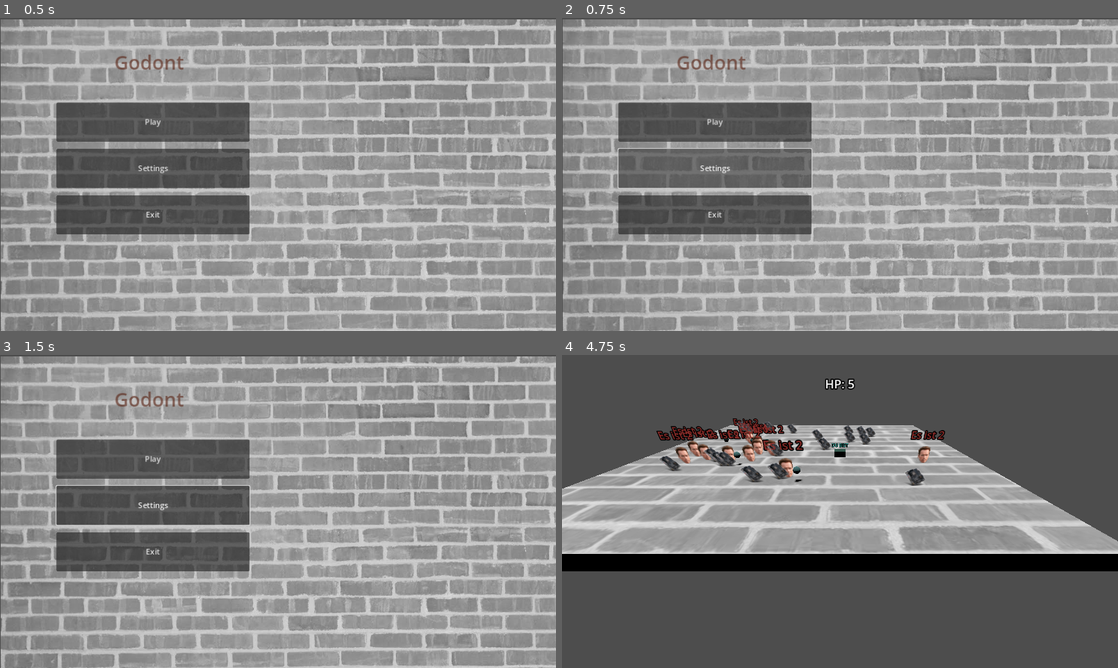
Above: before the commit, frames 1-4 (two rows, left to right).
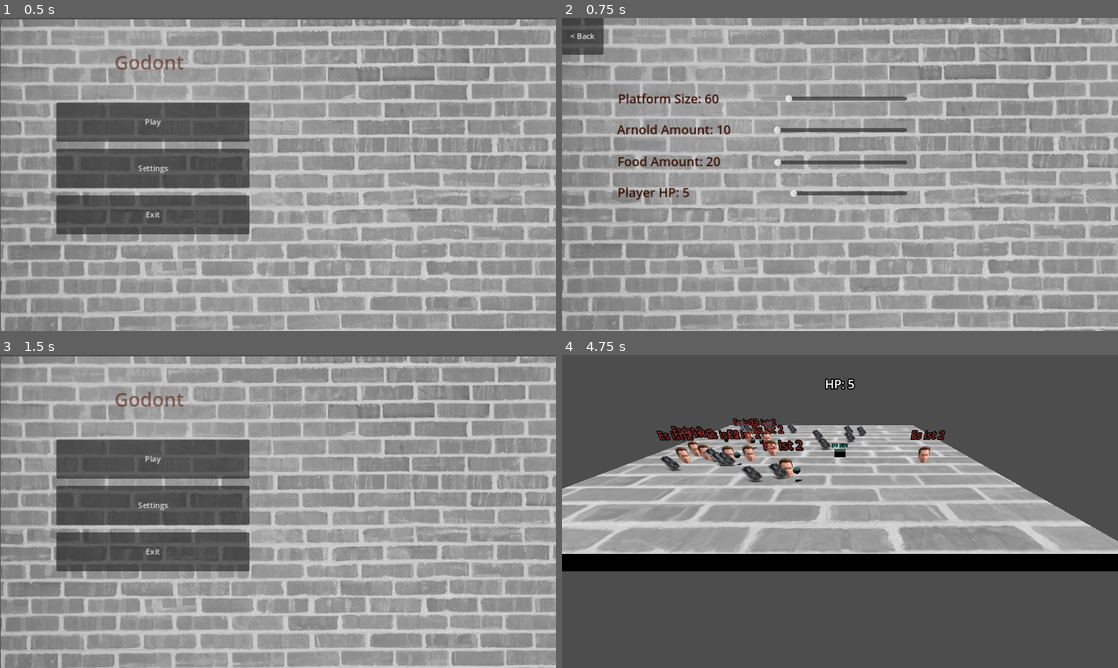
Above: after the commit, the same moments.

Repository: djaessel/godont
Game: Godot game, scene res://scenes/main_menu.tscn
Same seed, same stepped clock (60 frames per second), same inputs: the game is played once before the commit and once after it.
Inputs (mouse positions are in pixels of both pictures, inside the frame that each line leads up to):
- Up to frame 1 (0.5 s): no input
- Up to frame 2 (0.75 s): click "Settings" at 0.5 s
- Up to frame 3 (1.5 s): click (22, 373) at 1.25 s, where only the run after the commit has a clickable "< Back"
- Up to frame 4 (4.75 s): click "Play" at 2 s; hold Right (move_right) 2.78-3.53 s; tap Space (jump) at 3.02, 3.77 s; hold Down (move_back) 3.53-4.28 s; hold Right (move_right) from 4.28 s (still down)

Frame 1 is identical in both runs. In frame 2, 29% of the frame differs, in the area x 0-100%, y 0-100%; in frame 3, 0.2%; in frame 4, 0.6%.

Commit message:
settings menu added + minor fixes

Diff:
--- a/scenes/main.gd
+++ b/scenes/main.gd
@@ -11,33 +11,46 @@
 var runsCount = 0
 var firstCallFinish = true
 
+# settings for player
+static var platformSize = 60.0 # meters
+static var arnoldInit = 10
+static var foodInit = 15
+
 
 # Called when the node enters the scene tree for the first time.
 func _ready():
-	# reset ground mesh
-	get_node("Ground/SuperMesh").get_active_material(0).albedo_color = Color(1.0, 1.0, 1.0)
+	resetGameData()
 	# Spawn initial stuff
 	spawnInitialFood()
 	spawnInitialMobs()
 
 
+func resetGameData():
+	var ground = get_node("Ground")
+	ground.get_node("SuperMesh").get_active_material(0).albedo_color = Color(1.0, 1.0, 1.0)
+	ground.scale.x = Main.platformSize / 60.0
+	ground.scale.z = Main.platformSize / 60.0 # so they are still chained
+
+
 func spawnInitialFood():
 	var fx = preload("res://scenes/food1.tscn")
-	for n in 20:
+	var ground = get_node("Ground")
+	for n in Main.foodInit:
 		var f = fx.instantiate()
-		f.position.x = randi_range(-20, 20)
+		f.position.x = randi_range(-20 * ground.scale.x, 20 * ground.scale.x)
 		f.position.y = 2
-		f.position.z += randi_range(-20, 20)
+		f.position.z += randi_range(-20 * ground.scale.x, 20 * ground.scale.x)
 		add_child(f)
 
 
 func spawnInitialMobs():
 	var mobx = preload("res://scenes/moby.tscn")
-	for n in 10:
+	var ground = get_node("Ground")
+	for n in Main.arnoldInit:
 		var m = mobx.instantiate()
-		m.position.x = randi_range(-20, 20) # n * 2.5 - 10
+		m.position.x = randi_range(-20 * ground.scale.x, 20 * ground.scale.x) # n * 2.5 - 10
 		m.position.y = n
-		m.position.z += randi_range(5, 15)
+		m.position.z += randi_range(5 * ground.scale.z, 15 * ground.scale.z)
 		add_child(m)
 
 
@@ -81,7 +94,7 @@
 
 func doFinshingCode():
 	if force_finish:
-		get_parent().queue_free()
+		queue_free()
 	elif firstCallFinish:
 		firstCallFinish = false
 
--- a/scenes/main.tscn
+++ b/scenes/main.tscn
@@ -39,6 +39,34 @@
 [node name="SuperMesh" type="MeshInstance3D" parent="Ground"]
 mesh = SubResource("BoxMesh_iuy3a")
 
+[node name="Wall1" type="StaticBody3D" parent="Ground"]
+transform = Transform3D(1, 0, 0, 0, 1, 0, 0, 0, 1, 0, 1, 0)
+
+[node name="CollisionShape3D" type="CollisionShape3D" parent="Ground/Wall1"]
+transform = Transform3D(1, 0, 0, 0, 4, 0, 0, 0, 60, -30, 2, 0)
+shape = SubResource("BoxShape3D_12ux8")
+
+[node name="Wall2" type="StaticBody3D" parent="Ground"]
+transform = Transform3D(1, 0, 0, 0, 1, 0, 0, 0, 1, 0, 1, 0)
+
+[node name="CollisionShape3D" type="CollisionShape3D" parent="Ground/Wall2"]
+transform = Transform3D(1, 0, 0, 0, 4, 0, 0, 0, 60, 30, 2, 0)
+shape = SubResource("BoxShape3D_12ux8")
+
+[node name="Wall3" type="StaticBody3D" parent="Ground"]
+transform = Transform3D(1, 0, 0, 0, 1, 0, 0, 0, 1, 0, 1, 0)
+
+[node name="CollisionShape3D" type="CollisionShape3D" parent="Ground/Wall3"]
+transform = Transform3D(-4.37114e-08, 0, 60, 0, 4, 0, -1, 0, -2.62268e-06, 0, 2, 30)
+shape = SubResource("BoxShape3D_12ux8")
+
+[node name="Wall4" type="StaticBody3D" parent="Ground"]
+transform = Transform3D(1, 0, 0, 0, 1, 0, 0, 0, 1, 0, 1, 0)
+
+[node name="CollisionShape3D" type="CollisionShape3D" parent="Ground/Wall4"]
+transform = Transform3D(-4.37114e-08, 0, 60, 0, 4, 0, -1, 0, -2.62268e-06, 0, 2, -30)
+shape = SubResource("BoxShape3D_12ux8")
+
 [node name="DirectionalLight3D" type="DirectionalLight3D" parent="."]
 transform = Transform3D(1, 0, 0, 0, -0.0157946, 0.999875, 0, -0.999875, -0.0157946, 0, 16.4687, 0)
 shadow_enabled = true
@@ -72,27 +100,3 @@
 stream = ExtResource("8_jn3fy")
 volume_db = 1.0
 pitch_scale = 0.7
-
-[node name="Wall1" type="StaticBody3D" parent="."]
-
-[node name="CollisionShape3D" type="CollisionShape3D" parent="Wall1"]
-transform = Transform3D(1, 0, 0, 0, 4, 0, 0, 0, 60, -30, 2, 0)
-shape = SubResource("BoxShape3D_12ux8")
-
-[node name="Wall2" type="StaticBody3D" parent="."]
-
-[node name="CollisionShape3D" type="CollisionShape3D" parent="Wall2"]
-transform = Transform3D(1, 0, 0, 0, 4, 0, 0, 0, 60, 30, 2, 0)
-shape = SubResource("BoxShape3D_12ux8")
-
-[node name="Wall3" type="StaticBody3D" parent="."]
-
-[node name="CollisionShape3D" type="CollisionShape3D" parent="Wall3"]
-transform = Transform3D(-4.37114e-08, 0, 60, 0, 4, 0, -1, 0, -2.62268e-06, 0, 2, 30)
-shape = SubResource("BoxShape3D_12ux8")
-
-[node name="Wall4" type="StaticBody3D" parent="."]
-
-[node name="CollisionShape3D" type="CollisionShape3D" parent="Wall4"]
-transform = Transform3D(-4.37114e-08, 0, 60, 0, 4, 0, -1, 0, -2.62268e-06, 0, 2, -30)
-shape = SubResource("BoxShape3D_12ux8")
--- a/scenes/main_menu.gd
+++ b/scenes/main_menu.gd
@@ -1,6 +1,8 @@
 extends TextureRect
 
 var mainGame = preload("res://scenes/main.tscn")
+var settingsMenu = preload("res://scenes/settings.tscn")
+var settingsAdded = false
 
 # Called when the node enters the scene tree for the first time.
 func _ready():
@@ -18,7 +20,12 @@
 
 
 func _open_settings():
-	pass
+	get_parent().hide()
+	if not settingsAdded:
+		settingsAdded = true
+		get_tree().root.add_child(settingsMenu.instantiate())
+	else:
+		get_tree().root.get_node("Settings").show()
 
 
 func _exit_game():
--- a/scenes/player.gd
+++ b/scenes/player.gd
@@ -1,4 +1,5 @@
 extends CharacterBody3D
+class_name Player
 
 # How fast the player moves in meters per second.
 @export var speed = 5
@@ -8,6 +9,7 @@
 @export var dead = false
 # player health points
 @export var hp = 5
+static var hpInit = 5
 
 var target_velocity = Vector3.ZERO
 
@@ -15,6 +17,10 @@
 var jumping = false
 var eating = false
 var eatingTimeout = 1000000
+
+
+func _ready():
+	self.hp = Player.hpInit
 
 
 func movement(delta):
--- /dev/null
+++ b/scenes/settings.gd
@@ -0,0 +1,41 @@
+extends TextureRect
+
+
+# Called when the node enters the scene tree for the first time.
+func _ready():
+	get_node("BackButton").connect("pressed", _on_back_pressed)
+	get_node("PlatformSizeSlider").connect("value_changed", _on_platform_size_changed)
+	get_node("ArnoldSlider").connect("value_changed", _on_arnold_changed)
+	get_node("FoodSlider").connect("value_changed", _on_food_changed)
+	get_node("PlayerHPSlider").connect("value_changed", _on_player_hp_changed)
+
+
+func _on_back_pressed():
+	get_tree().root.get_node("MainMenu").show()
+	get_parent().hide()
+
+
+func _on_platform_size_changed(value):
+	Main.platformSize = value
+	get_node("PlatformSizeLabel").text = "Platform Size: " + str(value)
+
+
+func _on_arnold_changed(value):
+	Main.arnoldInit = value
+	get_node("ArnoldLabel").text = "Arnold Amount: " + str(value)
+
+
+func _on_food_changed(value):
+	Main.foodInit = value
+	get_node("FoodLabel").text = "Food Amount: " + str(value)
+
+
+func _on_player_hp_changed(value):
+	Player.hpInit = value
+	get_node("PlayerHPLabel").text = "Player HP: " + str(value)
+
+
+# Called every frame. 'delta' is the elapsed time since the previous frame.
+func _process(_delta):
+	if Input.is_action_pressed("exit"):
+		_on_back_pressed()
--- /dev/null
+++ b/scenes/settings.tscn
@@ -0,0 +1,103 @@
+[gd_scene load_steps=4 format=3 uid="uid://b1l8kbh83r0ne"]
+
+[ext_resource type="Texture2D" uid="uid://dh5nsbeoqy13i" path="res://img/wall.jpg" id="1_0cqn2"]
+[ext_resource type="Script" path="res://scenes/settings.gd" id="2_2fbj6"]
+
+[sub_resource type="LabelSettings" id="LabelSettings_0wwlf"]
+font_size = 26
+font_color = Color(0.215686, 0.0627451, 0.0235294, 1)
+
+[node name="Settings" type="Control"]
+layout_mode = 3
+anchors_preset = 15
+anchor_right = 1.0
+anchor_bottom = 1.0
+grow_horizontal = 2
+grow_vertical = 2
+
+[node name="Background" type="TextureRect" parent="."]
+layout_mode = 0
+offset_right = 1152.0
+offset_bottom = 648.0
+texture = ExtResource("1_0cqn2")
+script = ExtResource("2_2fbj6")
+
+[node name="BackButton" type="Button" parent="Background"]
+layout_mode = 0
+offset_right = 86.0
+offset_bottom = 76.0
+text = "< Back"
+
+[node name="PlatformSizeSlider" type="HSlider" parent="Background"]
+layout_mode = 0
+offset_left = 412.0
+offset_top = 132.0
+offset_right = 715.0
+offset_bottom = 203.0
+min_value = 30.0
+max_value = 200.0
+step = 2.0
+value = 60.0
+
+[node name="PlatformSizeLabel" type="Label" parent="Background"]
+layout_mode = 0
+offset_left = 116.0
+offset_top = 146.0
+offset_right = 380.0
+offset_bottom = 189.0
+text = "Platform Size: 60"
+label_settings = SubResource("LabelSettings_0wwlf")
+vertical_alignment = 1
+
+[node name="ArnoldSlider" type="HSlider" parent="Background"]
+offset_left = 412.0
+offset_top = 197.0
+offset_right = 715.0
+offset_bottom = 268.0
+min_value = 1.0
+value = 10.0
+
+[node name="ArnoldLabel" type="Label" parent="Background"]
+offset_left = 114.0
+offset_top = 210.0
+offset_right = 370.0
+offset_bottom = 253.0
+text = "Arnold Amount: 10"
+label_settings = SubResource("LabelSettings_0wwlf")
+vertical_alignment = 1
+
+[node name="FoodSlider" type="HSlider" parent="Background"]
+offset_left = 412.0
+offset_top = 264.0
+offset_right = 715.0
+offset_bottom = 335.0
+min_value = 1.0
+max_value = 200.0
+value = 20.0
+
+[node name="FoodLabel" type="Label" parent="Background"]
+offset_left = 115.0
+offset_top = 276.0
+offset_right = 366.0
+offset_bottom = 319.0
+text = "Food Amount: 20"
+label_settings = SubResource("LabelSettings_0wwlf")
+vertical_alignment = 1
+
+[node name="PlayerHPSlider" type="HSlider" parent="Background"]
+offset_left = 412.0
+offset_top = 328.0
+offset_right = 715.0
+offset_bottom = 399.0
+min_value = 1.0
+max_value = 20.0
+value = 5.0
+
+[node name="PlayerHPLabel" type="Label" parent="Background"]
+offset_left = 115.0
+offset_top = 340.0
+offset_right = 437.0
+offset_bottom = 383.0
+text = "Player HP: 5"
+label_settings = SubResource("LabelSettings_0wwlf")
+vertical_alignment = 1
